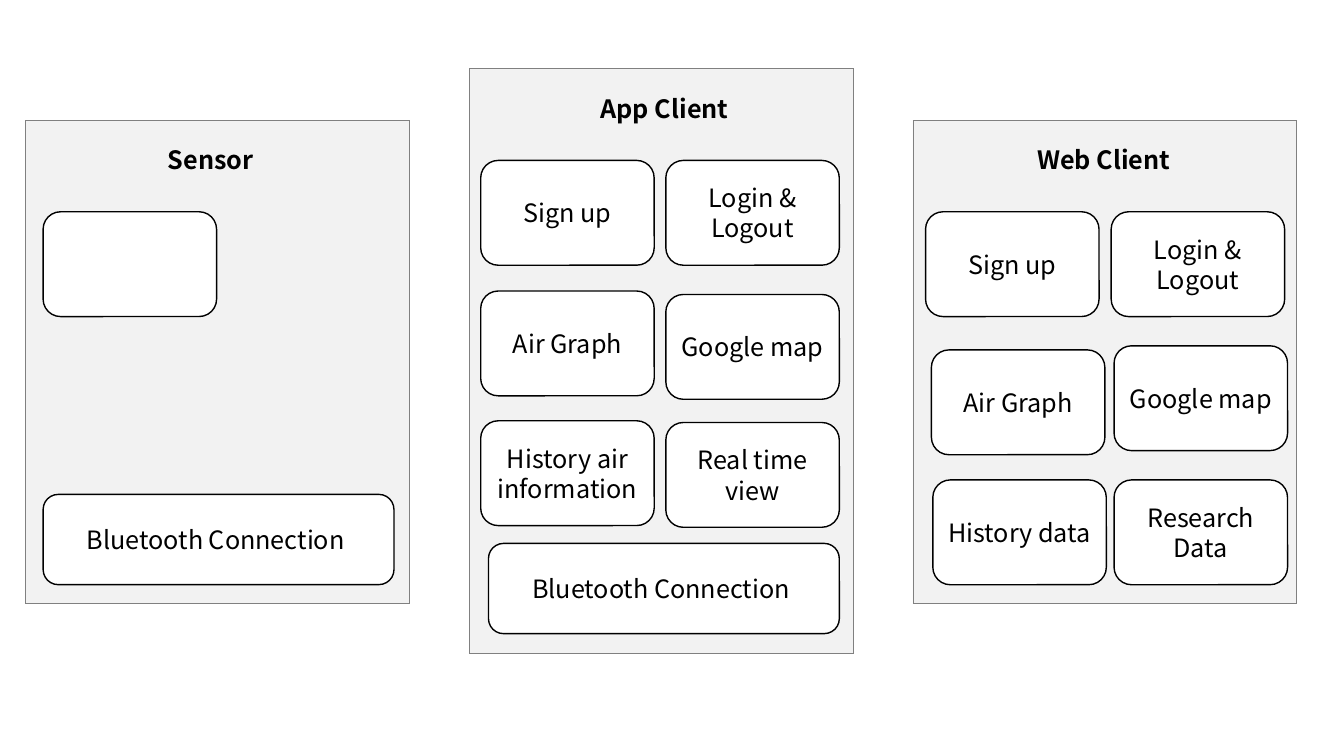
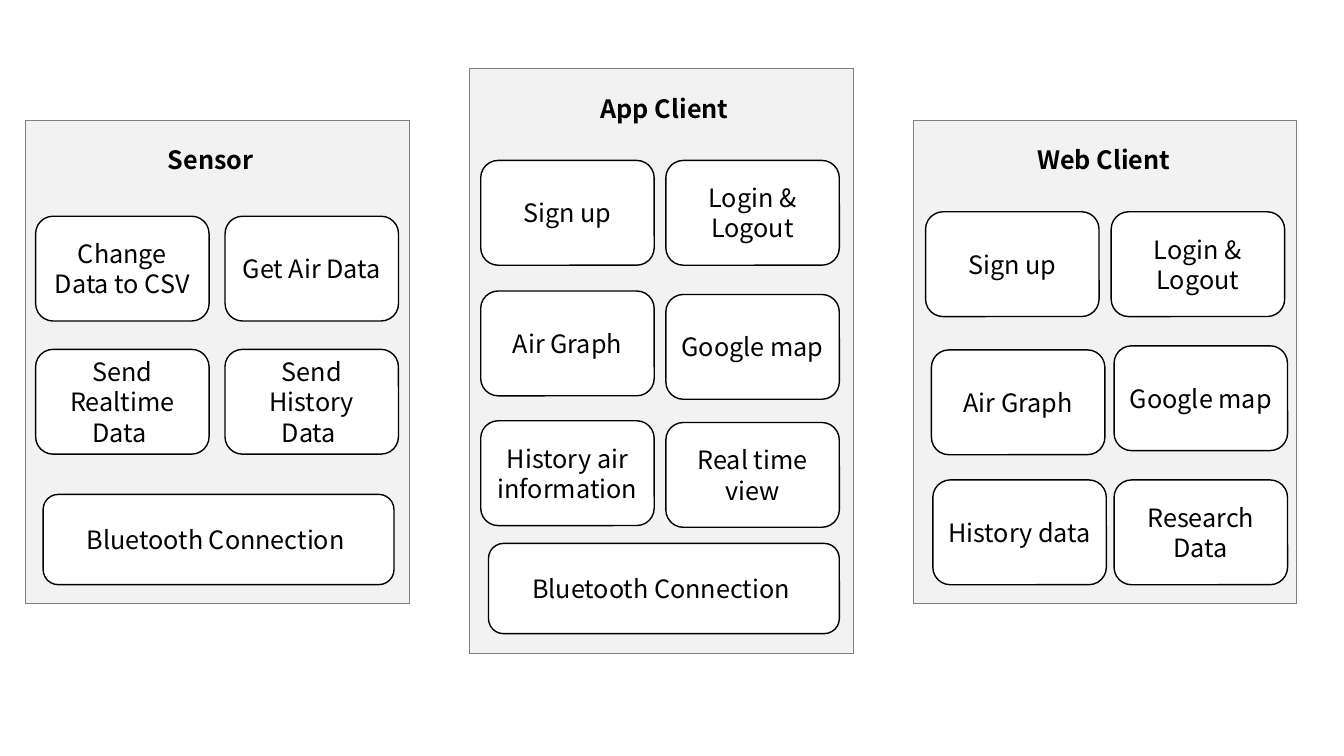
Before and after one commit to MAENGSOOHOON/summer2017IoT, a slide deck: slide 1 of 4week/function diagram.pptx. Drawn at 1344x756 pixels with LibreOffice and Linux fonts; fonts in the diff are those of the drawing. Boxes give left, top, right and bottom in pixels: in the first picture for what was removed or moved away, otherwise in the second. Text is boxed around its words. In the diff, an @@ line names an element or a change of style, - is before the commit and + after.

Commit message:
Modify funtion Diagram
17. 07. 31 02:08
Add Sensor one

```diff
--- a/4week/function diagram.pptx
+++ b/4week/function diagram.pptx
@@ rounded rectangle removed at (43,212,217,317) @@
@@ group added at (35,216,398,455): 4 rounded rectangles @@
+Change Data to CSV
+Send Realtime Data
+Get Air Data
+Send History Data
```
